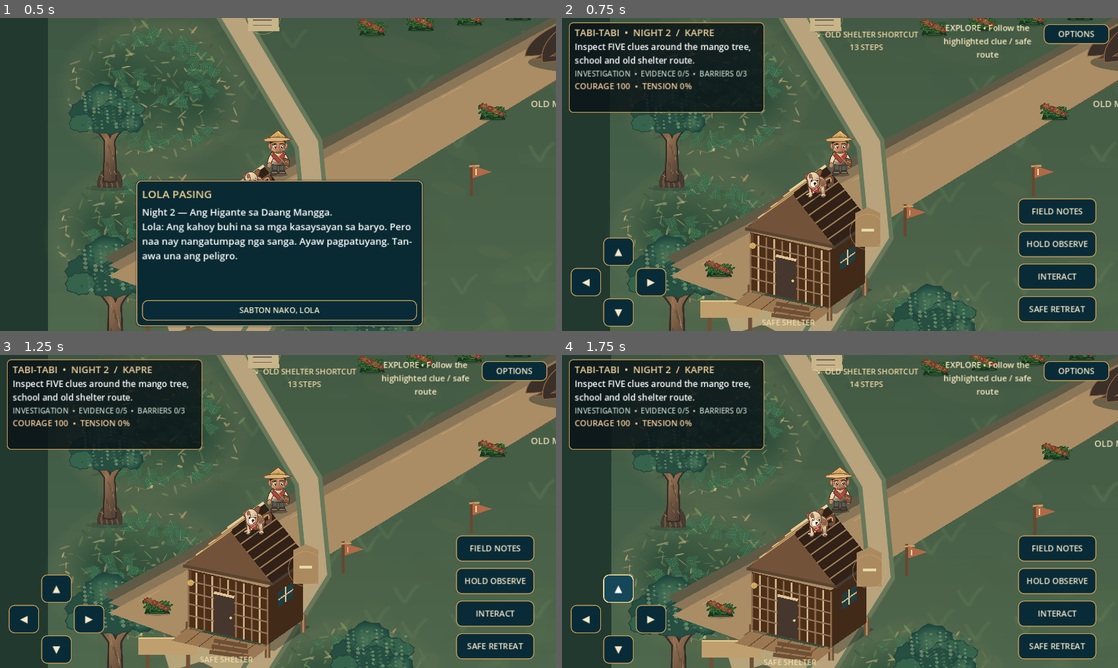
Above: before the commit, frames 1-4 (two rows, left to right).
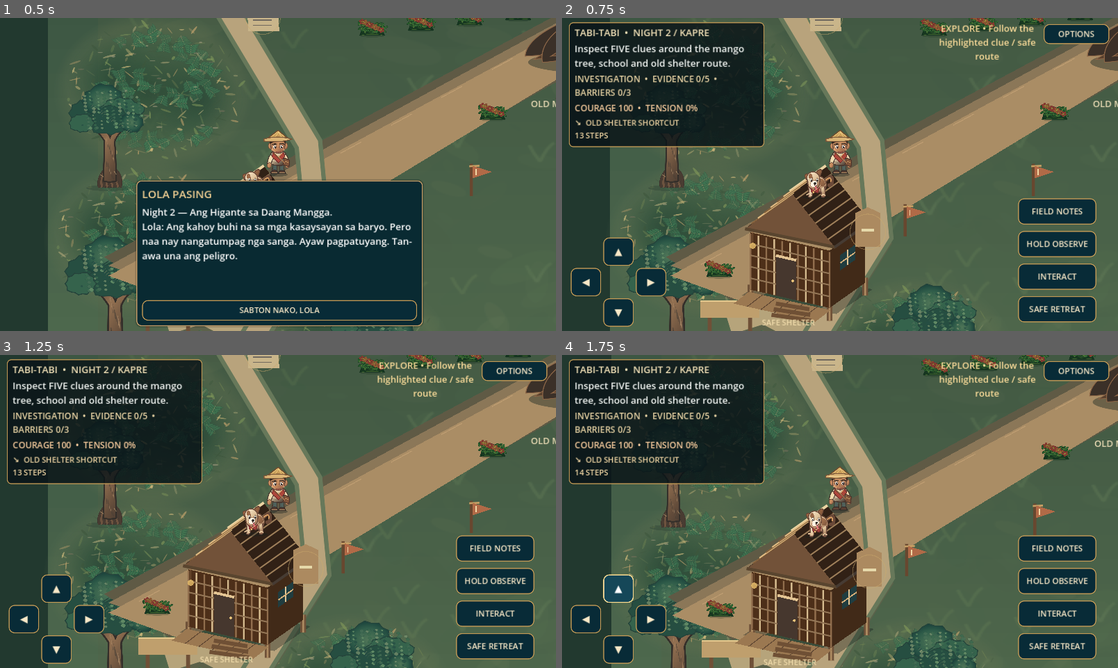
Above: after the commit, the same moments.

Repository: LokiJ07/Tabi-tabi
Game: Godot game, scene res://scenes/night02.tscn
The game is run twice, just before and just after one commit, with the same random seed, the same clock (stepped at 60 frames per second) and the same inputs. This scene is started directly instead of the project's main scene.
Inputs:
- Up to frame 1 (0.5 s): no input
- Up to frame 2 (0.75 s): click "SABTON NAKO, LOLA" at 0.5 s
- Up to frame 3 (1.25 s): no input
- Up to frame 4 (1.75 s): click "▲" at 1.25 s

Frame 1 is identical in both runs. In frame 2, 7.5% of the frame differs, in the area x 1-86%, y 2-42%; in frame 3, 7.5%; in frame 4, 7.5%.

Commit message:
fix(night2): replace separate objective/waypoint HUD with exact Night 1 shared status-card component

Diff:
--- a/scripts/night02_main.gd
+++ b/scripts/night02_main.gd
@@ -70,6 +70,8 @@
 var camera: Camera2D
 var hud: CanvasLayer
 var gameplay_controls: Control
+var status_panel: PanelContainer
+var status_stack: VBoxContainer
 var objective: Label
 var subtitle: Label
 var danger: Label
@@ -593,6 +595,14 @@
 		draw_string(font,Vector2(-440,378),"SHELTER DETOUR",HORIZONTAL_ALIGNMENT_LEFT,240,20,Color("#e5d2a4"))
 
 
+func _fit_status_card() -> void:
+	if status_panel == null or status_stack == null or not is_inside_tree():
+		return
+	var needed: float = status_stack.get_combined_minimum_size().y + 30.0
+	var available: float = get_viewport().get_visible_rect().size.y * .67
+	status_panel.offset_bottom = clampf(needed,145.0,available)
+
+
 func _build_ui() -> void:
 	var fx_layer := CanvasLayer.new()
 	fx_layer.name = "SharedNightAtmosphere"
@@ -614,51 +624,30 @@
 	gameplay_controls.set_anchors_and_offsets_preset(Control.PRESET_FULL_RECT)
 	gameplay_controls.mouse_filter = Control.MOUSE_FILTER_IGNORE
 	layout.add_child(gameplay_controls)
-	var status := PanelContainer.new()
-	status.name = "ObjectiveCard"
-	status.anchor_left = 0.0
-	status.anchor_right = 0.37
-	status.anchor_top = 0.0
-	status.anchor_bottom = 0.0
-	status.offset_left = 16.0
-	status.offset_right = -8.0
-	status.offset_top = 10.0
-	status.offset_bottom = 218.0
-	SharedHUD.style_status_panel(status)
-	gameplay_controls.add_child(status)
-	var stack := VBoxContainer.new()
-	stack.add_theme_constant_override("separation", 3)
-	status.add_child(stack)
-	var heading := Label.new()
-	heading.text = "TABI-TABI  •  NIGHT 2  /  KAPRE"
-	heading.add_theme_font_size_override("font_size", 22)
-	heading.add_theme_color_override("font_color", Color("#f0d19c"))
-	stack.add_child(heading)
-	objective = Label.new()
-	objective.name = "ObjectiveText"
-	objective.autowrap_mode = TextServer.AUTOWRAP_WORD_SMART
-	objective.add_theme_font_size_override("font_size", roundi(20.0*prefs.text_scale))
-	stack.add_child(objective)
+	# Night 1 factory: identical card width, padding, typography and order.
+	var status_parts := SharedHUD.create_status_card(gameplay_controls, "TABI-TABI  •  NIGHT 2 / KAPRE", prefs.text_scale)
+	status_panel = status_parts["panel"]
+	status_stack = status_parts["stack"]
+	objective = status_parts["objective"]
+	status_stack.minimum_size_changed.connect(func(): call_deferred("_fit_status_card"))
 	subtitle = Label.new()
-	subtitle.add_theme_font_size_override("font_size", 17)
-	subtitle.add_theme_color_override("font_color", Color("#b7cabc"))
-	stack.add_child(subtitle)
+	subtitle.name = "ClueAndGuideProgress"
+	subtitle.autowrap_mode = TextServer.AUTOWRAP_WORD_SMART
+	subtitle.add_theme_font_size_override("font_size", roundi(20.0*prefs.text_scale))
+	subtitle.add_theme_color_override("font_color", Color("#e8d3a4"))
+	status_stack.add_child(subtitle)
 	danger = Label.new()
-	danger.name = "CourageAndTension"
+	danger.name = "CourageStatus"
+	danger.autowrap_mode = TextServer.AUTOWRAP_WORD_SMART
+	danger.add_theme_font_size_override("font_size", roundi(20.0*prefs.text_scale))
 	danger.add_theme_color_override("font_color", Color("#f4c99b"))
-	danger.add_theme_font_size_override("font_size", roundi(19.0*prefs.text_scale))
-	stack.add_child(danger)
+	status_stack.add_child(danger)
 	waypoint_label = Label.new()
 	waypoint_label.name = "NextLocationCompass"
-	waypoint_label.anchor_left = .445
-	waypoint_label.anchor_right = .65
-	waypoint_label.anchor_top = .035
-	waypoint_label.anchor_bottom = .135
-	waypoint_label.horizontal_alignment = HORIZONTAL_ALIGNMENT_CENTER
 	waypoint_label.autowrap_mode = TextServer.AUTOWRAP_WORD_SMART
 	waypoint_label.add_theme_font_size_override("font_size", roundi(18.0*prefs.text_scale))
 	waypoint_label.add_theme_color_override("font_color", Color("#f1d6a4"))
-	gameplay_controls.add_child(waypoint_label)
+	status_stack.add_child(waypoint_label)
 	progress = ProgressBar.new()
 	progress.name = "ObserveProgress"
 	progress.anchor_left = .29
@@ -669,19 +658,7 @@
 	progress.show_percentage = false
 	progress.visible = false
 	gameplay_controls.add_child(progress)
-	interaction_hint = Label.new()
-	interaction_hint.name = "InteractionHint"
-	interaction_hint.anchor_left = .67
-	interaction_hint.anchor_right = .86
-	interaction_hint.anchor_top = 0.0
-	interaction_hint.anchor_bottom = 0.0
-	interaction_hint.offset_top = 9.0
-	interaction_hint.offset_bottom = 89.0
-	interaction_hint.horizontal_alignment = HORIZONTAL_ALIGNMENT_CENTER
-	interaction_hint.autowrap_mode = TextServer.AUTOWRAP_WORD_SMART
-	interaction_hint.add_theme_font_size_override("font_size", roundi(19.0*prefs.text_scale))
-	interaction_hint.add_theme_color_override("font_color", Color("#ffedc4"))
-	gameplay_controls.add_child(interaction_hint)
+	interaction_hint = SharedHUD.make_nearby_prompt(gameplay_controls, prefs.text_scale)
 	# Compact directional cluster on bottom LEFT. Action stack on right,
 	# never over the center character or target.
 	# Same thumb positions as Night 1; no per-chapter control drift.
